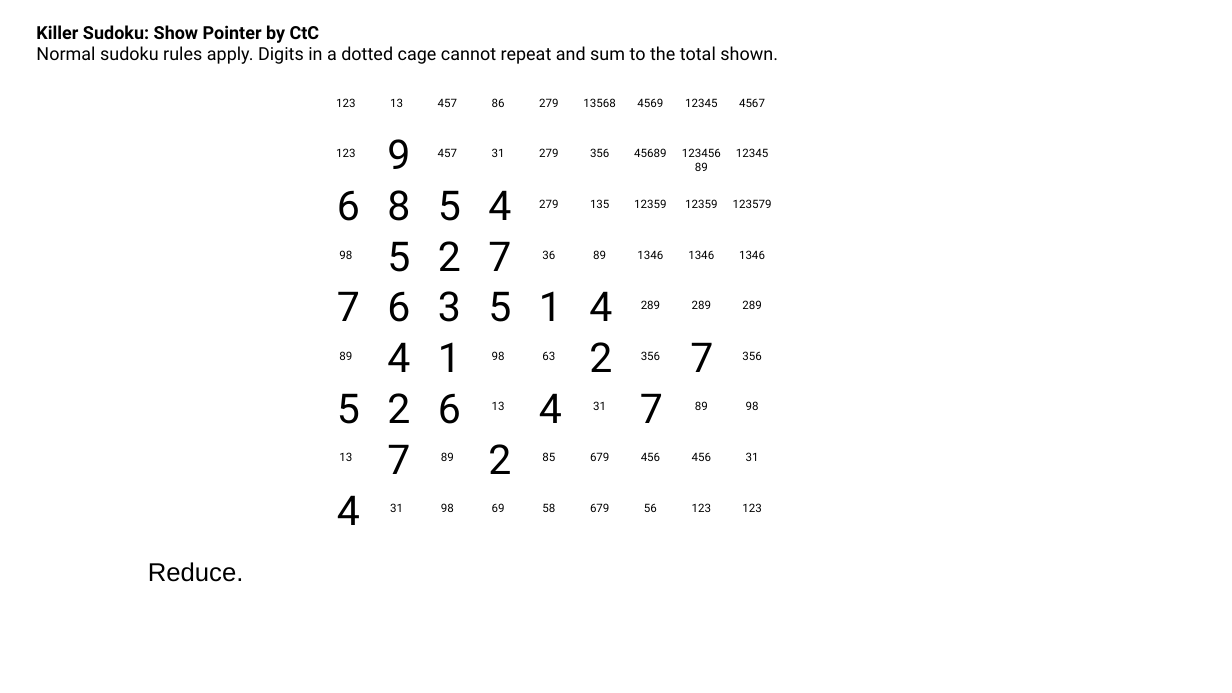
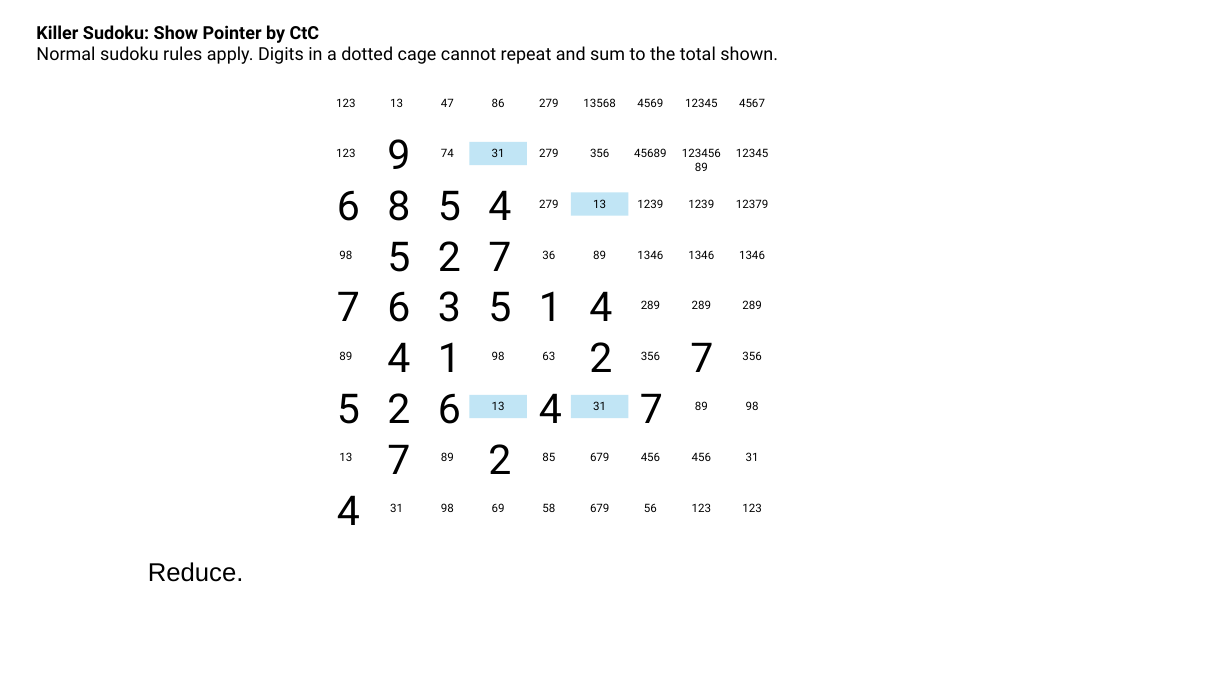
Before and after one commit to jhardis/WSJ_Number_Puzzles, a slide deck: slide 62 of 20261031_1.pptx. Drawn at 1232x693 pixels with LibreOffice and Linux fonts; fonts in the diff are those of the drawing; background and template pictures are left out. Boxes give left, top, right and bottom in pixels: in the first picture for what was removed or moved away, otherwise in the second. Text is boxed around its words. In the diff, an @@ line names an element or a change of style, - is before the commit and + after.

```diff
--- a/20261031_1.pptx
+++ b/20261031_1.pptx
@@ text at [441, 98, 454, 107]: text changed @@
-457
+47
@@ text at [441, 148, 454, 157]: text changed @@
-457
+74
@@ 4 rectangles: place and size @@
-4 rectangles at [492, 148, 609, 410]
+4 rectangles at [470, 141, 628, 418]
@@ fill none to #C1E5F5 in 4 elements at [470, 141, 527, 165], [470, 395, 527, 418], [571, 395, 628, 418], [571, 192, 628, 215] @@
@@ text in rectangle at [593, 199, 606, 208]: text changed @@
-135
+13
@@ text at [637, 199, 663, 208]: text changed @@
-12359
+1239
@@ text at [688, 199, 714, 208]: text changed @@
-12359
+1239
@@ text at [736, 199, 768, 208]: text changed @@
-123579
+12379
```
Also in this commit, not shown: 38 other slides changed, 1 slide added, 11 slides removed.
